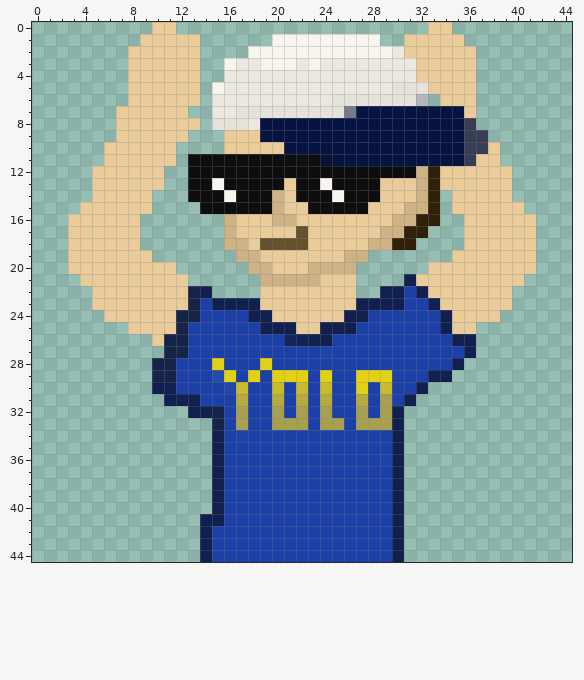
A pixel-art sprite gets an edit: assets/sprites/yolo_floating.png. Above, as it was before the edit.
The file is 45x45 pixels. Colours within 5 levels of each other are drawn and written as one.
Now the later version:
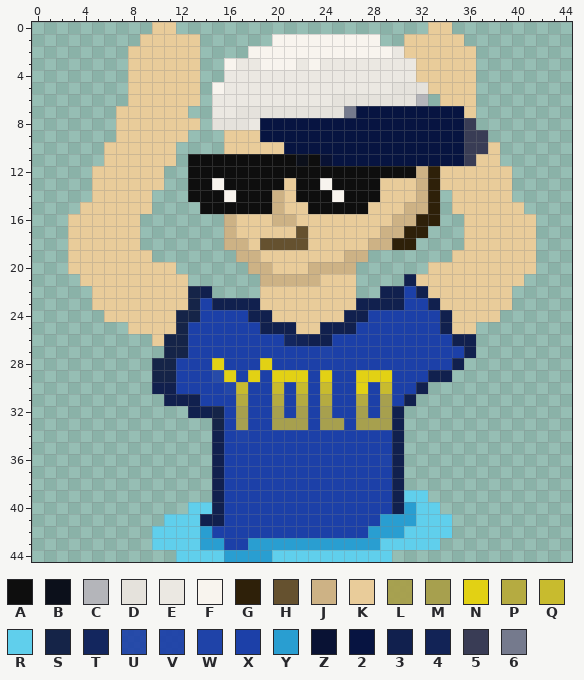
Palette (. is transparent): A #0e0e0e  B #0c101b  C #b4b5ba  D #e5e2dc  E #ebe8e2  F #f8f4ee  G #2e2009  H #65512f  J #cdb285  K #e9cc9a  L #a7a04ef9  M #a7a04e  N #e2d114  P #b5ab41  Q #c8bb2e  R #60cfec  S #152448  T #13265e  U #1c40a8e9  V #1c40a8f1  W #1c40a8f8  X #1c40a8  Y #299ed1  Z #091234  2 #071441  3 #11204e  4 #122356  5 #393c55  6 #757a8d
Diff:
{"y":39,"x":31,"old":"..","new":"RR"}
{"y":40,"x":13,"old":"..","new":"RR"}
{"y":40,"x":31,"old":"...","new":"YRR"}
{"y":41,"x":11,"old":"...","new":"RRR"}
{"y":41,"x":29,"old":"X3....","new":"YYYRRR"}
{"y":42,"x":10,"old":"....3","new":"RRRRY"}
{"y":42,"x":28,"old":"XX3....","new":"YYYRRRR"}
{"y":43,"x":10,"old":"....3X","new":"RRRRYY"}
{"y":43,"x":18,"old":"XXXXXXXXXXXX3...","new":"YYYYYYYYYYYRRRRR"}
{"y":44,"x":12,"old":"..3XXXXXXXXXXXXXXX3","new":"RRRRYYYYRRRRRRRRRR."}
{"label":"changed","picture_box":[152,490,452,562]}
